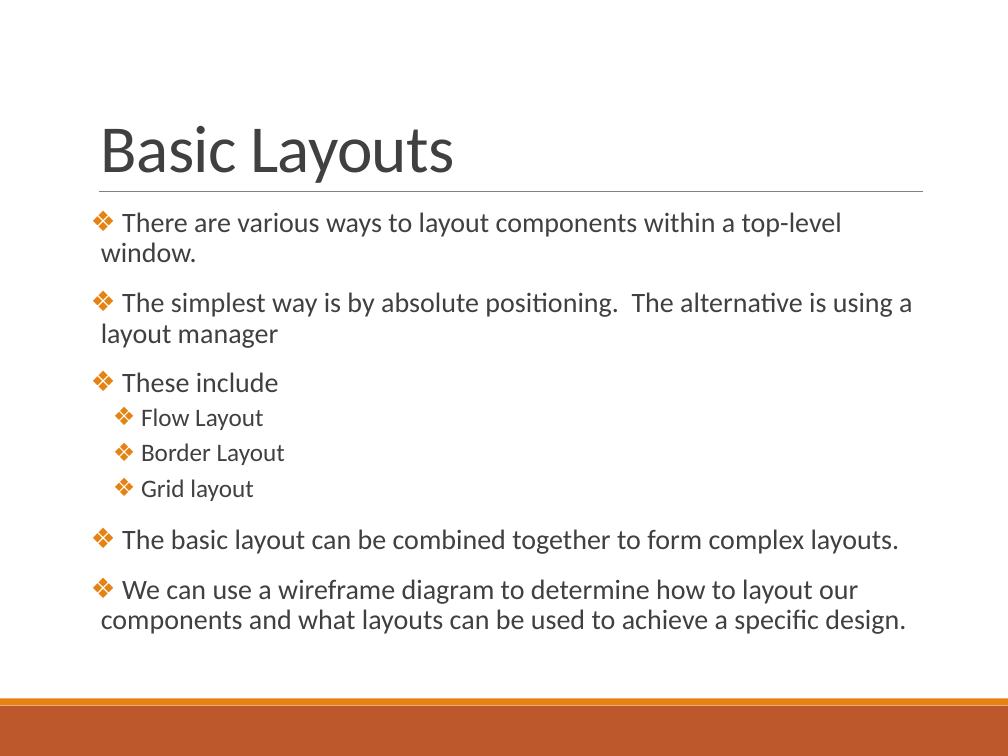
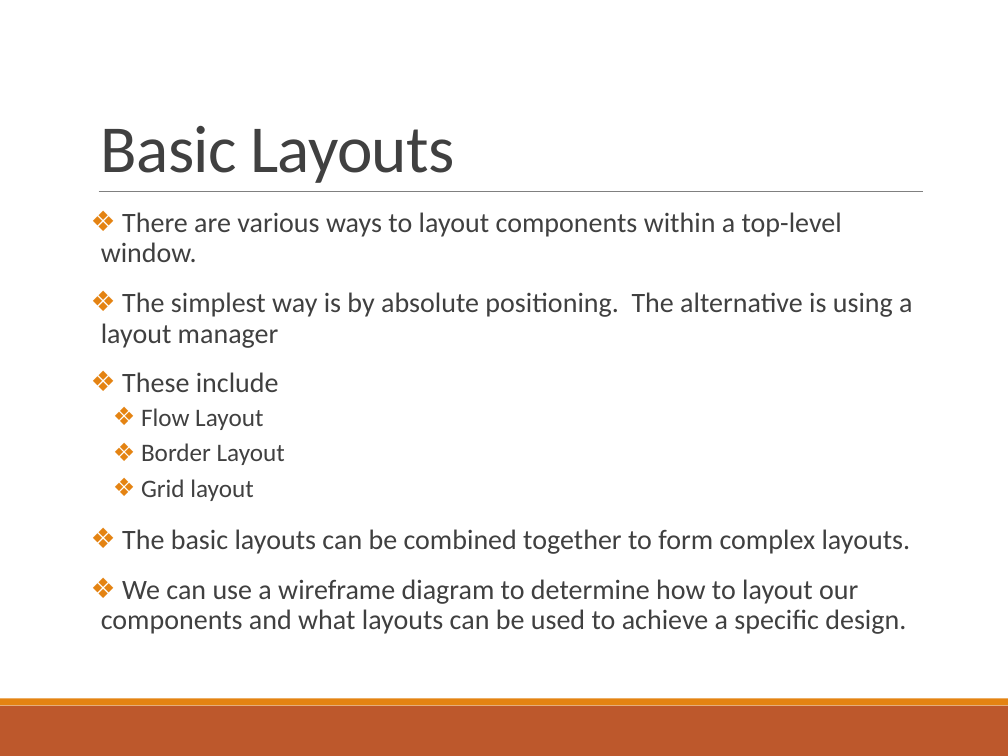
Before and after one commit to deeperj/dillinger, a slide deck: slide 12 of thesis/ukapp2/wqu_isc/sofware_design/Javabc06.pptx. Drawn at 1008x756 pixels with LibreOffice and Linux fonts; fonts in the diff are those of the drawing. Boxes give left, top, right and bottom in pixels: in the first picture for what was removed or moved away, otherwise in the second. Text is boxed around its words. In the diff, an @@ line names an element or a change of style, - is before the commit and + after.

```diff
--- a/thesis/ukapp2/wqu_isc/sofware_design/Javabc06.pptx
+++ b/thesis/ukapp2/wqu_isc/sofware_design/Javabc06.pptx
@@ text at (122,529,911,554): text changed @@
-❖ The basic layout can be combined together to form complex layouts.
+❖ The basic layouts can be combined together to form complex layouts.
```
Also in this commit, not shown: 3 other slides changed, 1 slide added, 5 other files.
